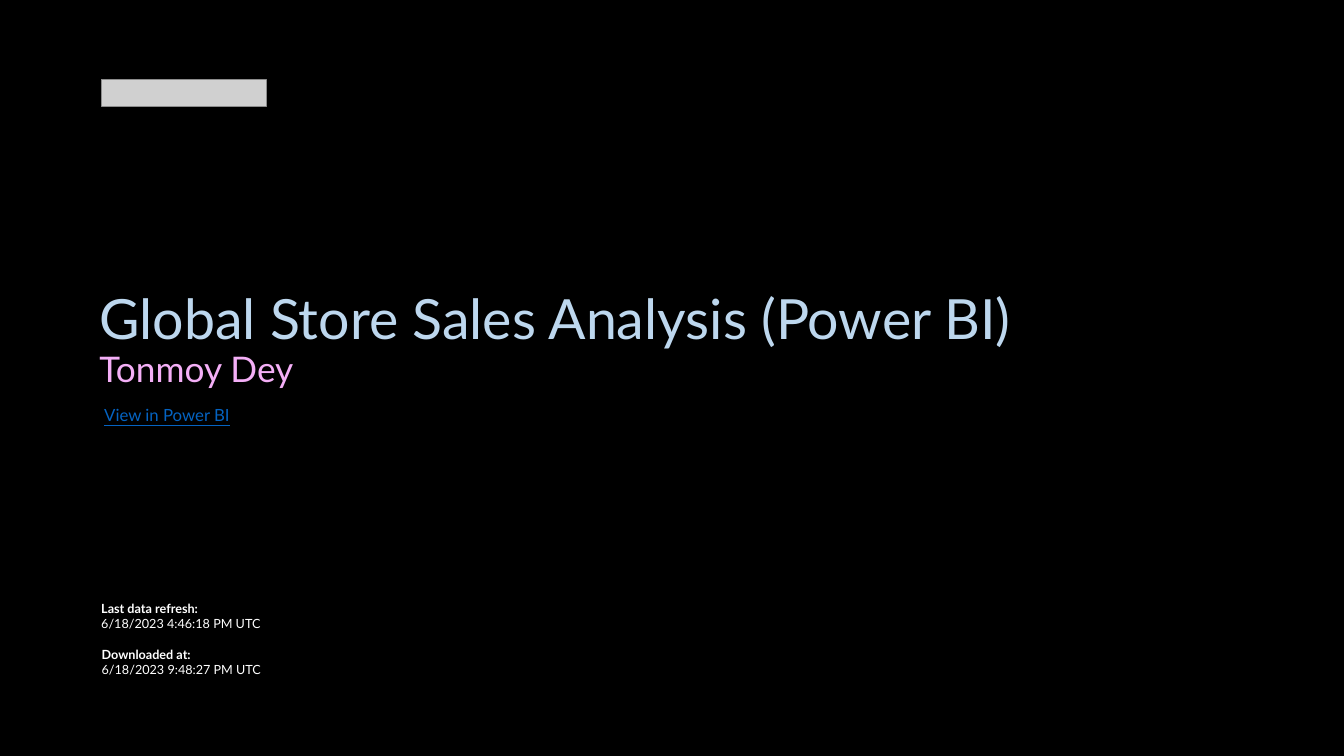
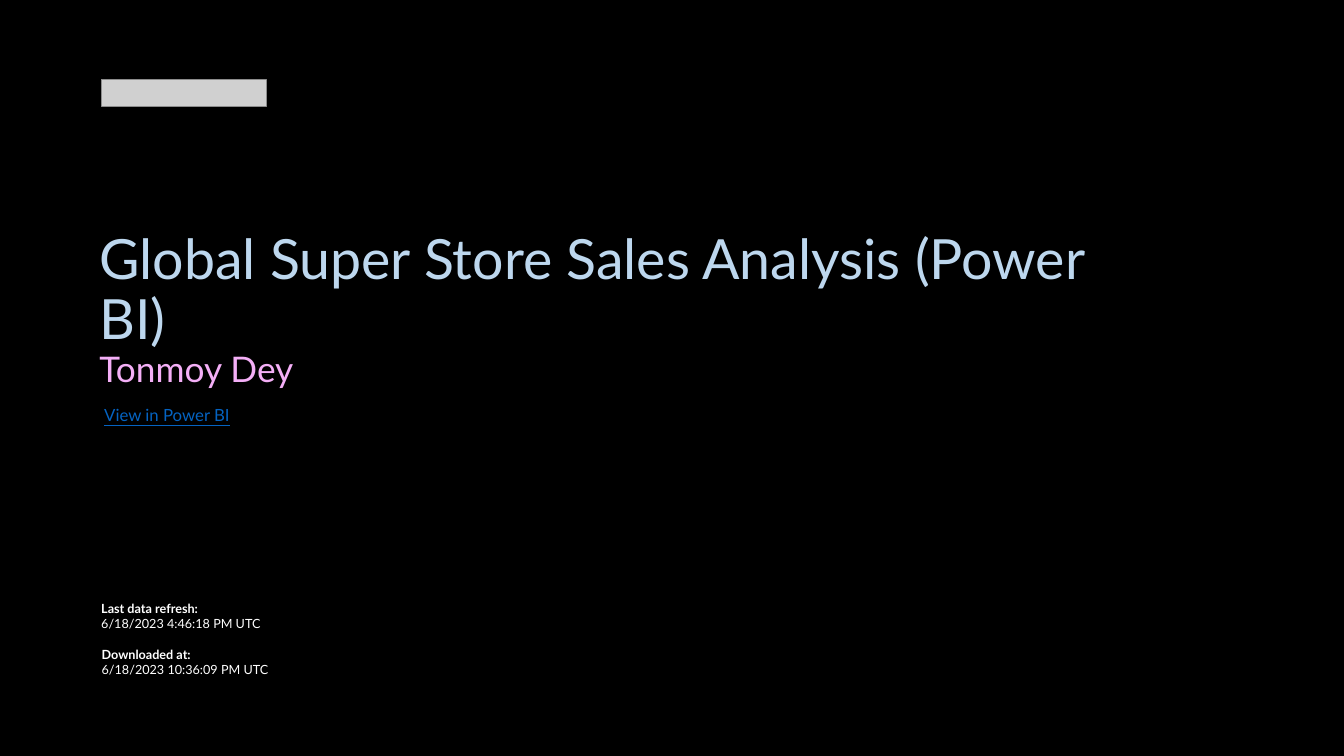
Before and after one commit to deytonmoy000/Portfolio_Projects, a slide deck: slide 1 of DataAnalysis_Visualization_PowerBI_GlobalStore/GlobalStore_SalesAnalysis_PowerBI.pptx. Drawn at 1344x756 pixels with LibreOffice and Linux fonts; fonts in the diff are those of the drawing; grey boxes stand for pictures; background and template pictures are left out. Boxes give left, top, right and bottom in pixels: in the first picture for what was removed or moved away, otherwise in the second. Text is boxed around its words. In the diff, an @@ line names an element or a change of style, - is before the commit and + after.

Commit message:
added Power BI SuperStore project

```diff
--- a/DataAnalysis_Visualization_PowerBI_GlobalStore/GlobalStore_SalesAnalysis_PowerBI.pptx
+++ b/DataAnalysis_Visualization_PowerBI_GlobalStore/GlobalStore_SalesAnalysis_PowerBI.pptx
@@ title at bbox=[99, 236, 1085, 388]: text changed @@
-Global Store Sales Analysis (Power BI)
-Tonmoy Dey
+Global Super Store Sales Analysis (Power BI)
+Tonmoy Dey
@@ text at bbox=[102, 664, 269, 675]: text changed @@
-6/18/2023 9:48:27 PM UTC
+6/18/2023 10:36:09 PM UTC
```
Also in this commit, not shown: 4 other files.
